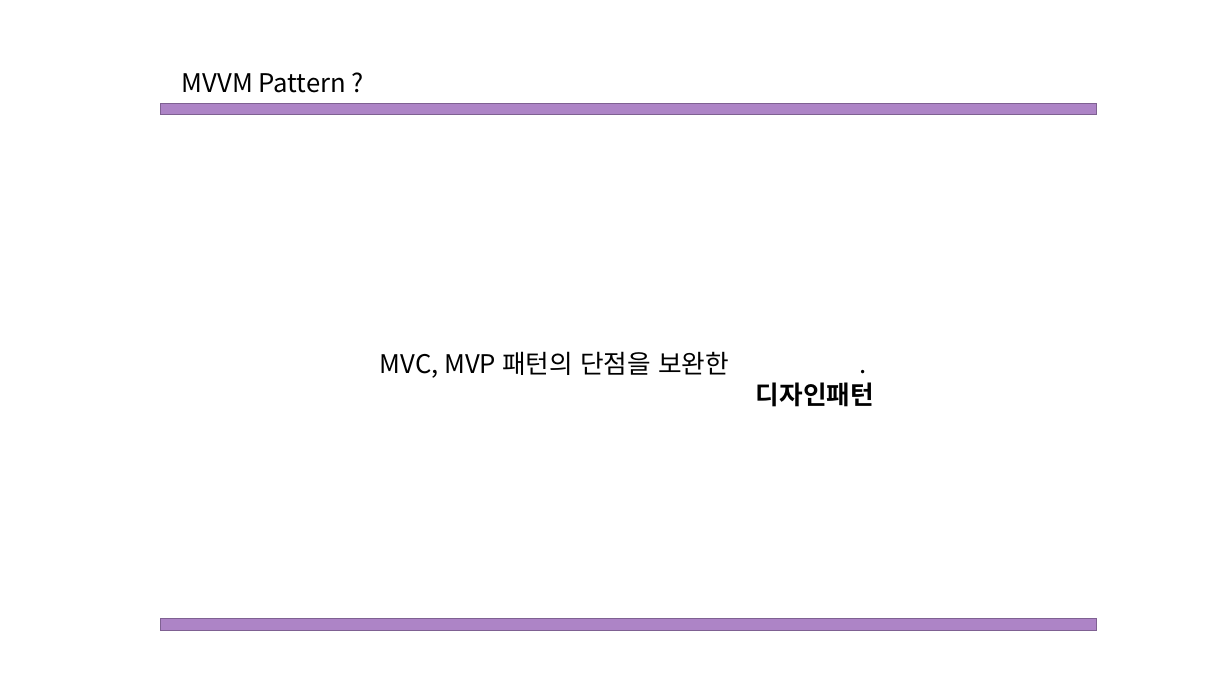
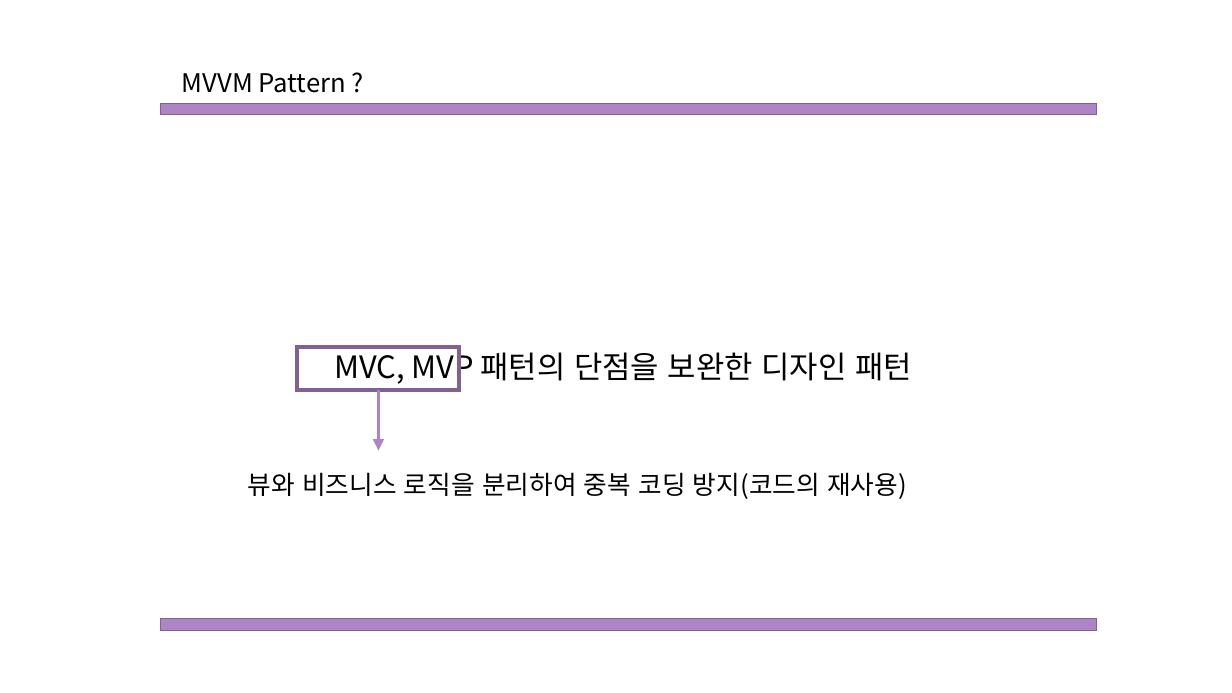
Before and after one commit to Mikusnuz/MyPractice, a slide deck: slide 4 of Study/MVVM.pptx (slide 2 before the commit). Drawn at 1232x693 pixels with LibreOffice and Linux fonts; fonts in the diff are those of the drawing. Boxes give left, top, right and bottom in pixels: in the first picture for what was removed or moved away, otherwise in the second. Text is boxed around its words. In the diff, an @@ line names an element or a change of style, - is before the commit and + after.

```diff
--- a/Study/MVVM.pptx
+++ b/Study/MVVM.pptx
@@ rectangle added at (298,347,459,390), outline #806292 3 pt @@
@@ text at (334,347,912,387): text changed; size 20 to 24 pt @@
-MVC, MVP 패턴의 단점을 보완한 .
+MVC, MVP 패턴의 단점을 보완한 디자인 패턴
@@ text removed at (756,382,874,407) @@
-디자인패턴
@@ arrow added from (379, 390) to (379, 451), #AD84C6 3 pt @@
@@ text added at (248,472,907,499), 20 pt, text #000000 @@
+뷰와 비즈니스 로직을 분리하여 중복 코딩 방지(코드의 재사용)
```
Also in this commit, not shown: 3 other slides changed, 2 slides added, 1 slide removed, 2 other files.
